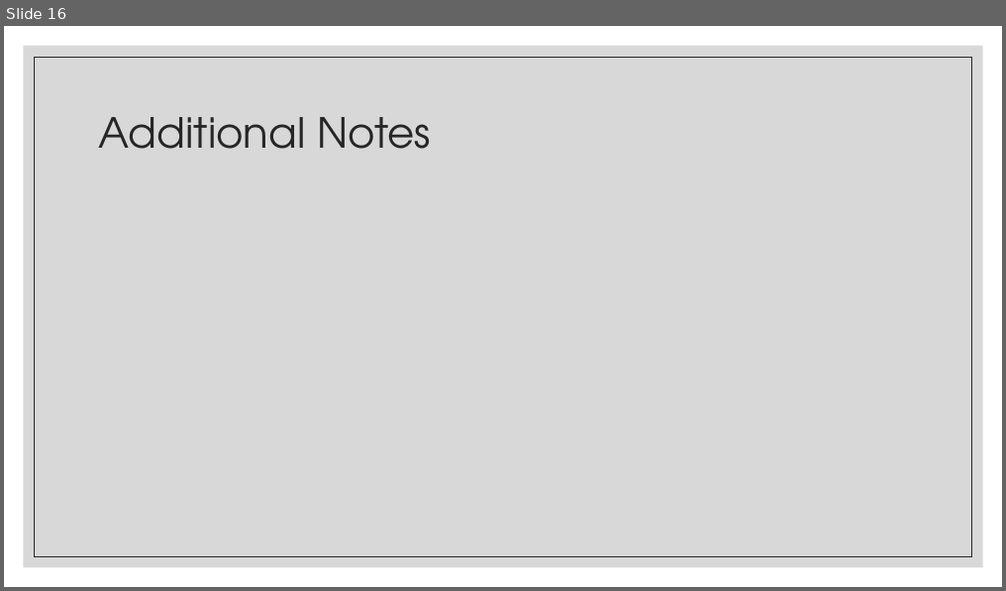
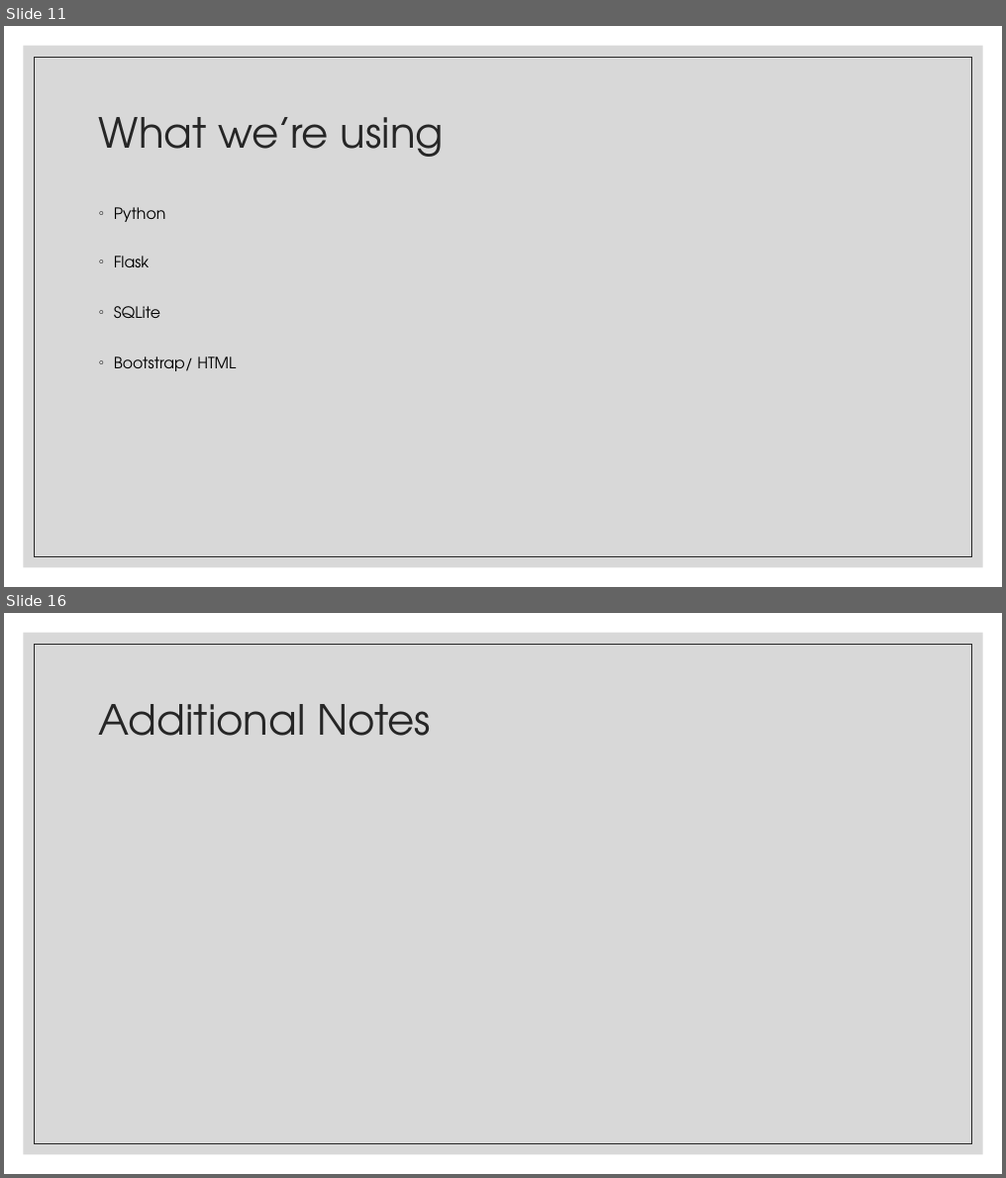
Before and after one commit to KershawK5646/CapstoneProject, a slide deck: Presentation/MakerSpace-1.pptx. Shown one above the other, each under a label of ours: slide 16 before the commit, slides 11 and 16 after it; the slides between them are not shown. The pictures are 1006x591 and 1006x1178 pixels, drawn with LibreOffice and Linux fonts; fonts in the diff are those of the drawing. Boxes give left, top, right and bottom in pixels: in the first picture for what was removed or moved away, otherwise in the second. Text is boxed around its words. In the diff, an @@ line names an element or a change of style, - is before the commit and + after.

```diff
--- a/Presentation/MakerSpace-1.pptx
+++ b/Presentation/MakerSpace-1.pptx
@@ slide 11 added at [4,26,1002,587], background #FFFFFF; not listed: 2 template elements that a slide beside it also shows @@
@@ title added at [99,117,444,157], 40 pt, text #262626 @@
+What we’re using
@@ text added at [114,207,236,372], 15 pt, text #000000 @@
+◦ Python
+◦ Flask
+◦ SQLite
+◦ Bootstrap/ HTML
```
Also in this commit, not shown: 4 other slides added, 5 slides removed.
